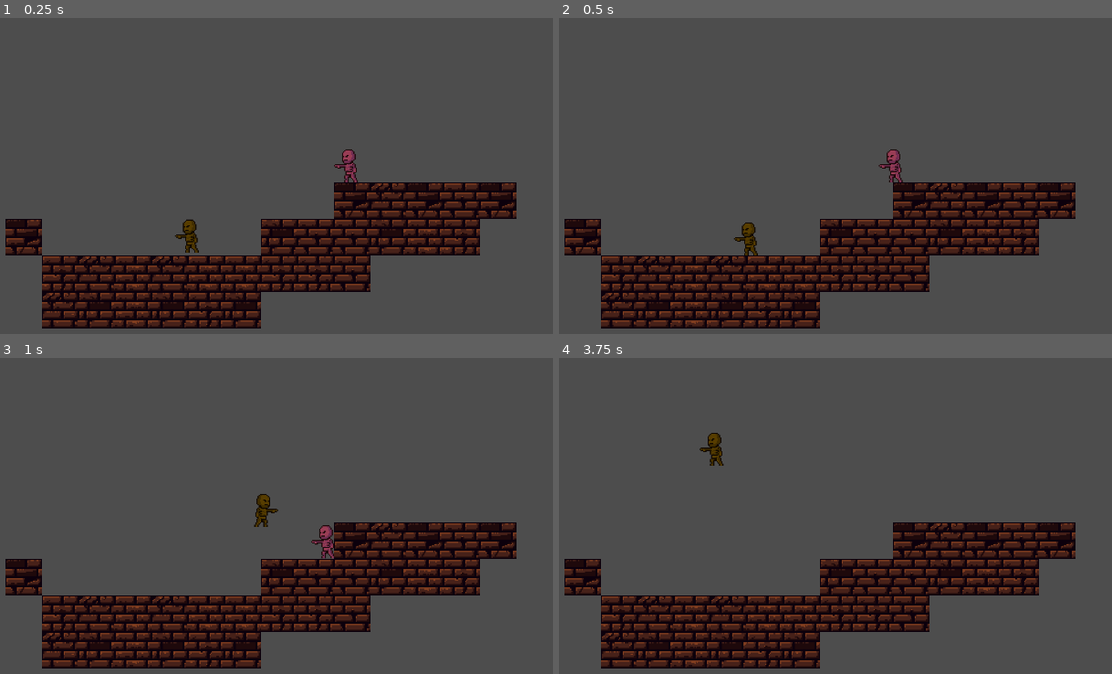
Above: before the commit, frames 1-4 (two rows, left to right).
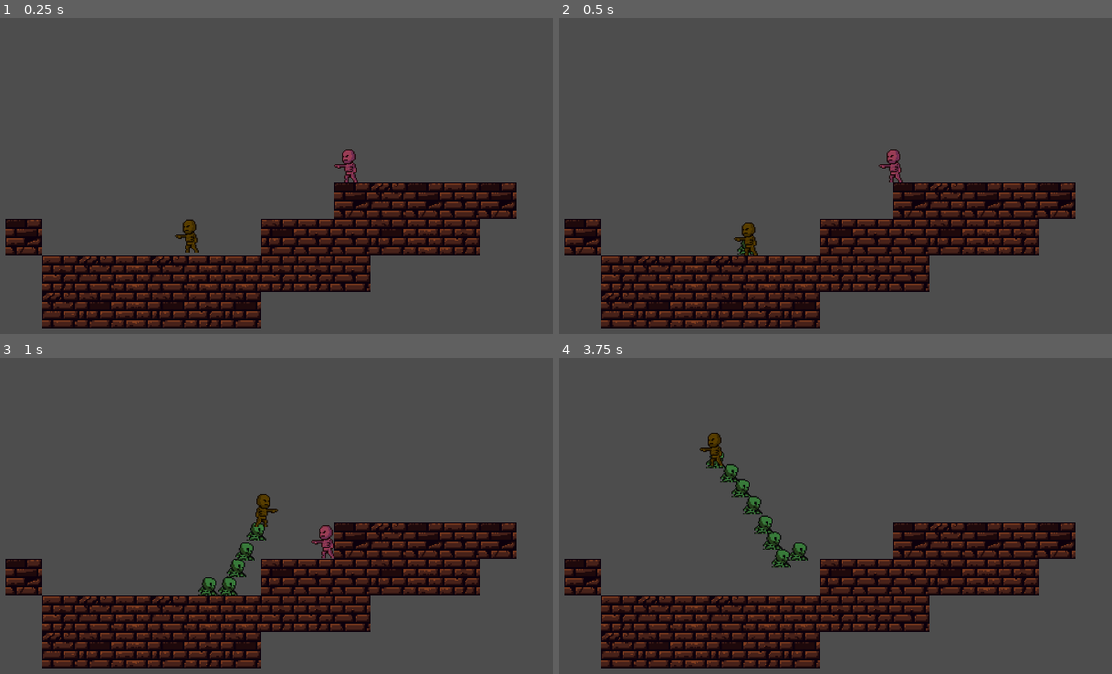
Above: after the commit, the same moments.

Repository: greatbrick0/GdFallJam2025
Game: Godot game, scene res://Scenes/test_level_1.tscn
Same seed, same stepped clock (60 frames per second), same inputs: the game is played once before the commit and once after it. This scene is started directly instead of the project's main scene.
Inputs:
- Up to frame 1 (0.25 s): no input
- Up to frame 2 (0.5 s): no input
- Up to frame 3 (1 s): hold D (moveright) from 0.53 s (still down); tap Space (jump) at 0.77 s
- Up to frame 4 (3.75 s): tap Space (jump) at 1.52, 3.02 s; release D (moveright) at 2.03 s; hold A (moveleft) from 2.03 s (still down)

Frame 1 is identical in both runs. In frame 2, less than 0.1% of the frame differs, in the area x 32-36%, y 70-75%; in frame 3, 0.7%; in frame 4, 1.1%, in the area x 26-46%, y 29-67%.

Commit message:
Added Necromancy Flame

Diff:
--- /dev/null
+++ b/gdfalljam/Scenes/necromancy_flame.tscn
@@ -0,0 +1,24 @@
+[gd_scene load_steps=4 format=3 uid="uid://7m24q4nd5to4"]
+
+[ext_resource type="Script" uid="uid://d1f8lxof5c4ff" path="res://Scripts/necromancy_flame.gd" id="1_ca6tn"]
+[ext_resource type="Texture2D" uid="uid://djm3a2d42dxls" path="res://Sprites/Skeleton_Type1_Dead.png" id="1_fllcq"]
+
+[sub_resource type="RectangleShape2D" id="RectangleShape2D_fllcq"]
+size = Vector2(64, 64)
+
+[node name="NecromancyFlame" type="Node2D"]
+script = ExtResource("1_ca6tn")
+
+[node name="Visuals" type="Node2D" parent="."]
+
+[node name="Sprite2D" type="Sprite2D" parent="Visuals"]
+modulate = Color(0.277344, 1, 0.847565, 1)
+scale = Vector2(2, 2)
+texture = ExtResource("1_fllcq")
+
+[node name="TriggerArea" type="Area2D" parent="."]
+collision_layer = 16
+collision_mask = 32
+
+[node name="CollisionShape2D" type="CollisionShape2D" parent="TriggerArea"]
+shape = SubResource("RectangleShape2D_fllcq")
--- a/gdfalljam/Scenes/player.tscn
+++ b/gdfalljam/Scenes/player.tscn
@@ -1,6 +1,7 @@
-[gd_scene load_steps=10 format=3 uid="uid://uxmg7mq10mgq"]
+[gd_scene load_steps=11 format=3 uid="uid://uxmg7mq10mgq"]
 
 [ext_resource type="Script" uid="uid://csswtlckcwryr" path="res://Scripts/player.gd" id="1_cvnsp"]
+[ext_resource type="PackedScene" uid="uid://7m24q4nd5to4" path="res://Scenes/necromancy_flame.tscn" id="2_6t5aa"]
 [ext_resource type="Texture2D" uid="uid://db7mbv4tiseqr" path="res://Sprites/Skeleton_Type1.png" id="2_cvnsp"]
 
 [sub_resource type="AtlasTexture" id="AtlasTexture_pegji"]
@@ -49,9 +50,11 @@
 [node name="Player" type="CharacterBody2D"]
 collision_layer = 2
 script = ExtResource("1_cvnsp")
+flameObj = ExtResource("2_6t5aa")
 jumpForce = -650.0
 
 [node name="Visuals" type="Node2D" parent="."]
+z_index = 1
 
 [node name="AnimatedSprite2D" type="AnimatedSprite2D" parent="Visuals"]
 modulate = Color(0.570313, 1, 0, 1)
--- /dev/null
+++ b/gdfalljam/Scripts/necromancy_flame.gd
@@ -0,0 +1,11 @@
+extends Node2D
+class_name NecromancyFlame
+
+var age: float = 0.0
+@export var lifetime: float = 0.5
+
+# Called every frame. 'delta' is the elapsed time since the previous frame.
+func _process(delta):
+	age += delta * 1.0
+	if(age >= lifetime):
+		queue_free()
--- a/gdfalljam/Scripts/player.gd
+++ b/gdfalljam/Scripts/player.gd
@@ -1,6 +1,15 @@
 extends Actor
 
+@export var flameObj: PackedScene
+var prevFlamePos: Vector2
+@export var flameSpacing: float = 32
+
+func _ready():
+	super._ready()
+	prevFlamePos = global_position
+
 func _physics_process(delta):
+	HandleFlames()
 
 	if not is_on_floor():
 		velocity += get_gravity() * delta
@@ -17,6 +26,13 @@
 	$Visuals.scale.x = (1 if facingRight else -1)
 	move_and_slide()
 
+func HandleFlames() -> void:
+	if(global_position.distance_to(prevFlamePos) > flameSpacing):
+		prevFlamePos = global_position
+		var flameRef: NecromancyFlame = flameObj.instantiate()
+		get_parent().add_child(flameRef)
+		flameRef.global_position = global_position
+
 func GetHit() -> void:
 	LevelManager.StartTransition()
 
Not shown: 1 places in gdfalljam/Scenes/Levels/level_3.tscn that only renumber resources
Not shown, added: gdfalljam/Scripts/necromancy_flame.gd.uid
